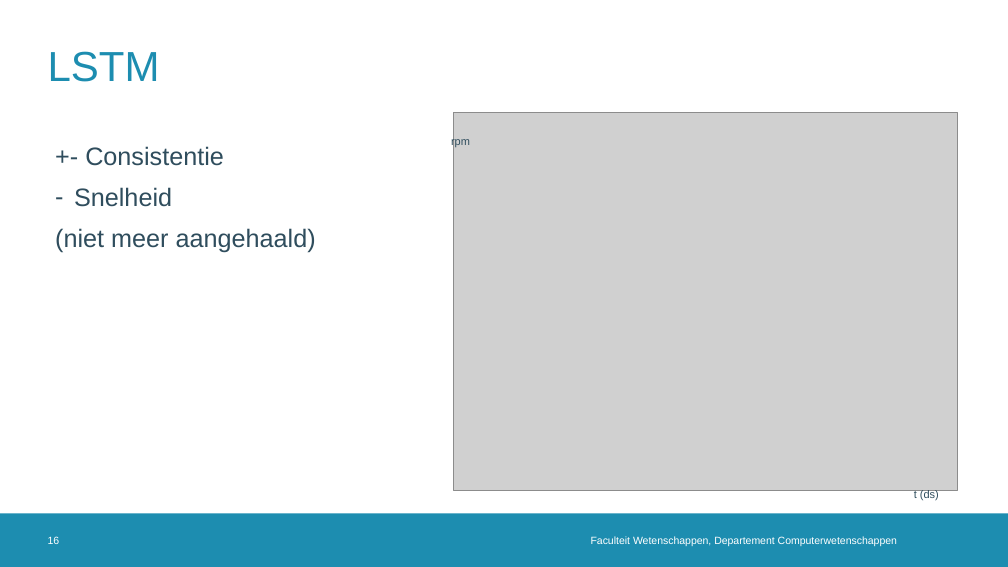
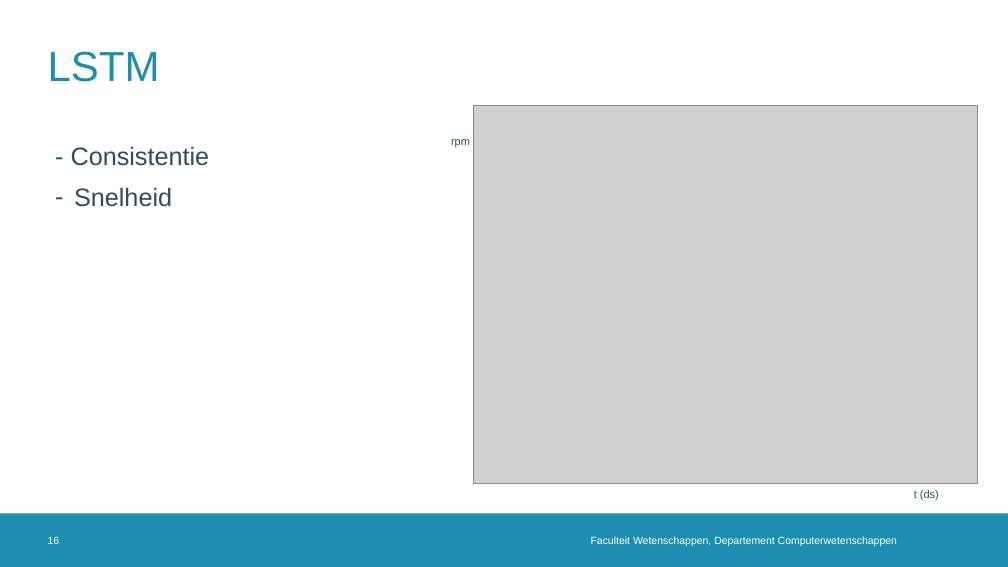
Before and after one commit to TooCools/Masterproef, a slide deck: slide 16 of Real-Time Cadansaanpassing in een Automatische Fietstransmissie2.0.pptx. Drawn at 1008x567 pixels with LibreOffice and Linux fonts; fonts in the diff are those of the drawing; grey boxes stand for pictures; background and template pictures are left out. Boxes give left, top, right and bottom in pixels: in the first picture for what was removed or moved away, otherwise in the second. Text is boxed around its words. In the diff, an @@ line names an element or a change of style, - is before the commit and + after.

Commit message:
ppt

```diff
--- a/Real-Time Cadansaanpassing in een Automatische Fietstransmissie2.0.pptx
+++ b/Real-Time Cadansaanpassing in een Automatische Fietstransmissie2.0.pptx
@@ picture: place and size @@
-picture at [454, 113, 958, 491]
+picture at [474, 105, 979, 483]
@@ text at [71, 146, 210, 166]: text changed @@
-+- Consistentie
+- Consistentie
@@ text at [55, 228, 316, 253]: paragraph removed @@
-(niet meer aangehaald)
```
Also in this commit, not shown: 2 other slides changed, 1 slide added, 11 other files.
